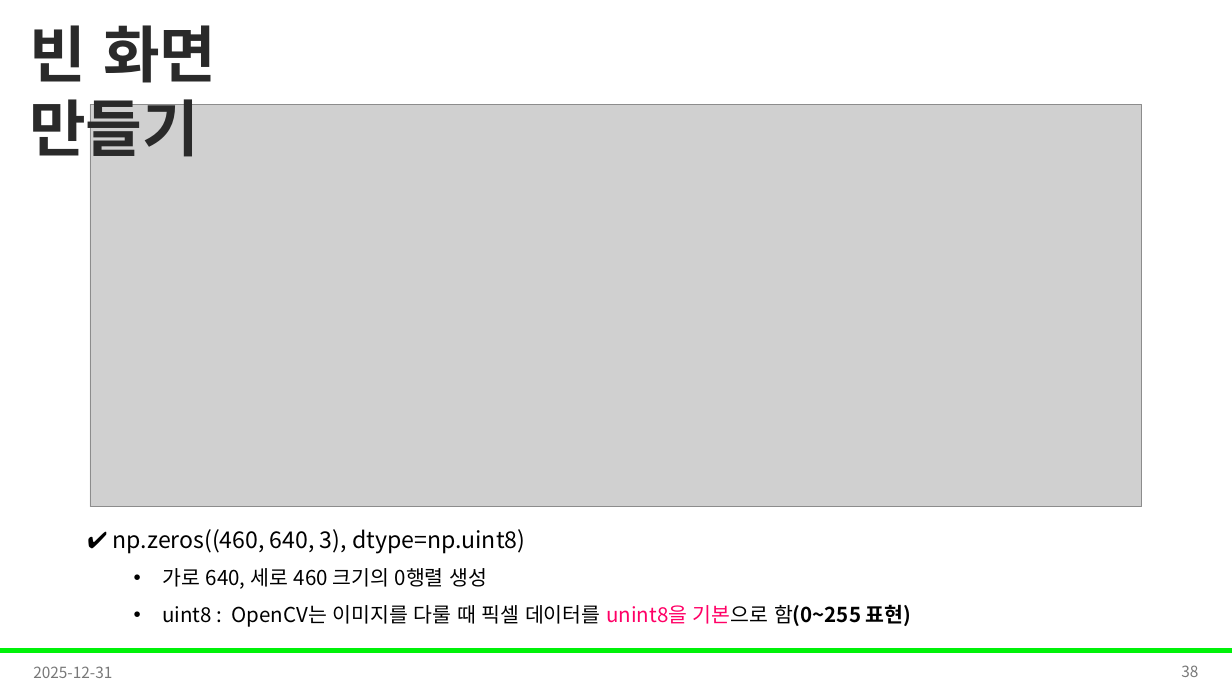
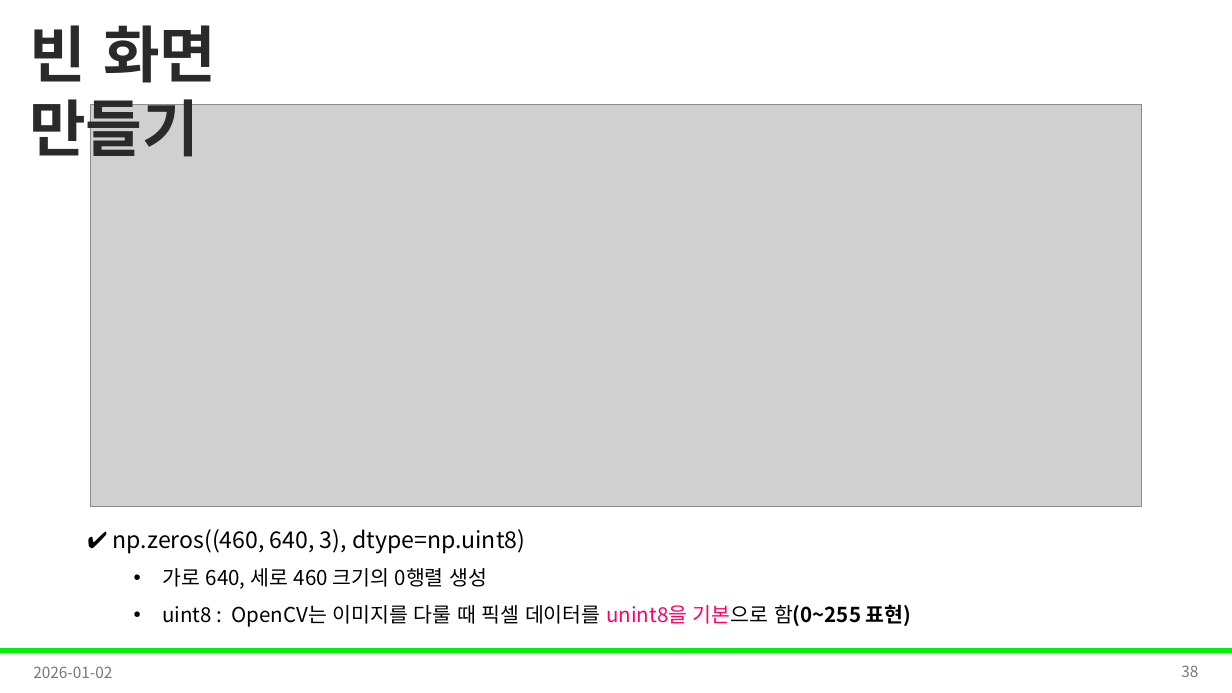
Before and after one commit to Leader-Lesson/KDT_RE_5th, a slide deck: slide 38 of material/5_AI/02_OpenCV기초.pptx. Drawn at 1232x693 pixels with LibreOffice and Linux fonts; fonts in the diff are those of the drawing; grey boxes stand for pictures; background and template pictures are left out. Boxes give left, top, right and bottom in pixels: in the first picture for what was removed or moved away, otherwise in the second. Text is boxed around its words. In the diff, an @@ line names an element or a change of style, - is before the commit and + after.

```diff
--- a/material/5_AI/02_OpenCV기초.pptx
+++ b/material/5_AI/02_OpenCV기초.pptx
@@ text at box(33, 666, 112, 678): text changed @@
-2025-12-31
+2026-01-02
```
Also in this commit, not shown: 20 other slides changed, 2 other files.
